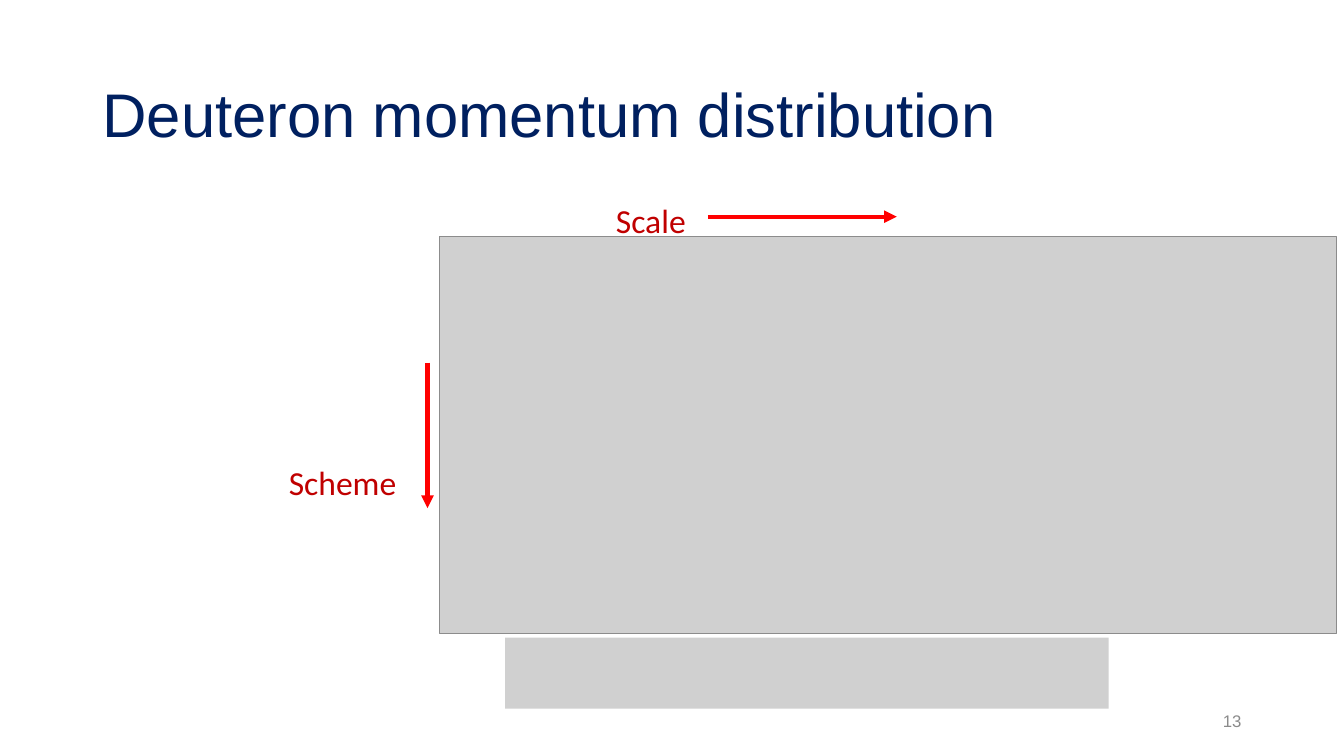
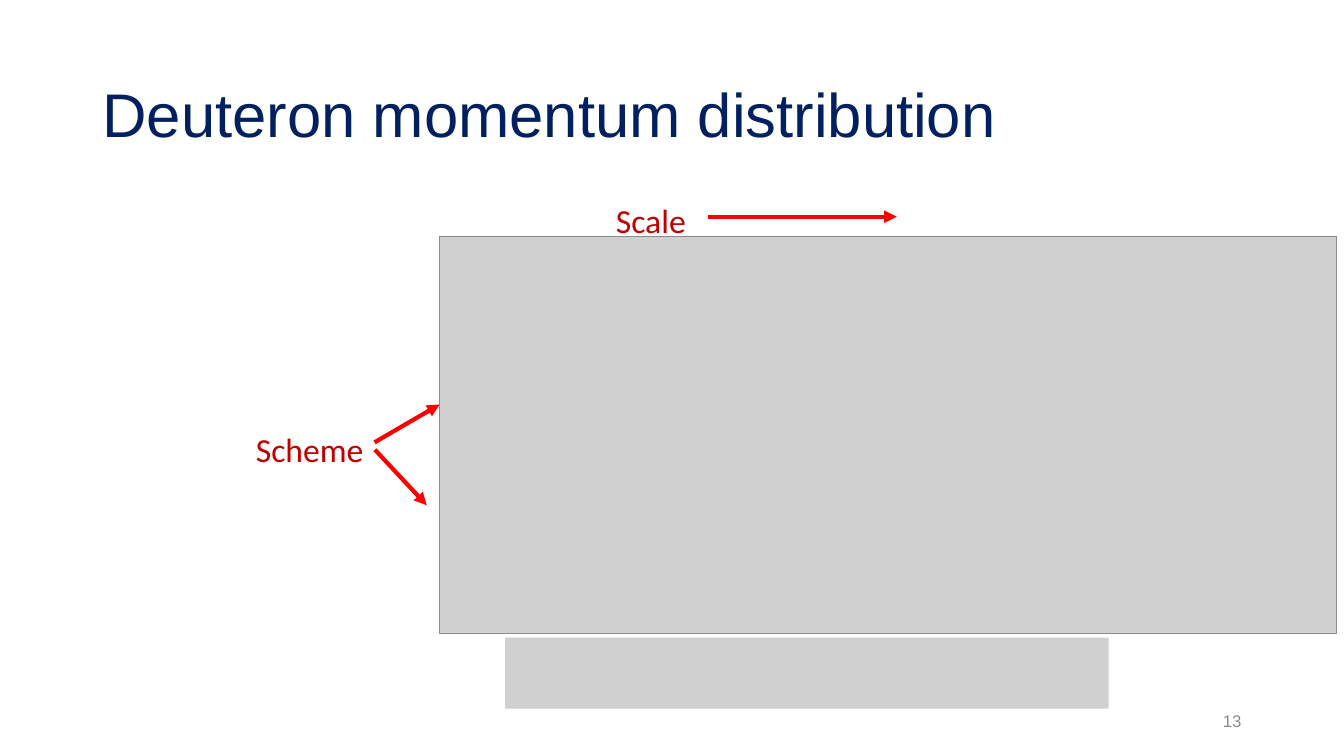
Before and after one commit to tropiano4/tropiano-srg, a slide deck: slide 13 of Presentations/DNP_October2020/tropiano_dnp_october2020.pptx. Drawn at 1344x756 pixels with LibreOffice and Linux fonts; fonts in the diff are those of the drawing; grey boxes stand for pictures. Boxes give left, top, right and bottom in pixels: in the first picture for what was removed or moved away, otherwise in the second. Text is boxed around its words. In the diff, an @@ line names an element or a change of style, - is before the commit and + after.

```diff
--- a/Presentations/DNP_October2020/tropiano_dnp_october2020.pptx
+++ b/Presentations/DNP_October2020/tropiano_dnp_october2020.pptx
@@ arrow moved from (427, 363) - (427, 508) to (375, 443) - (440, 404) @@
@@ text "Scheme": place and size @@
-text "Scheme" at box(289, 471, 396, 496)
+text "Scheme" at box(256, 438, 363, 463)
@@ arrow added from (375, 450) to (426, 505), #FF0000 3 pt @@
```
Also in this commit, not shown: 6 other slides changed, 1 other file.
